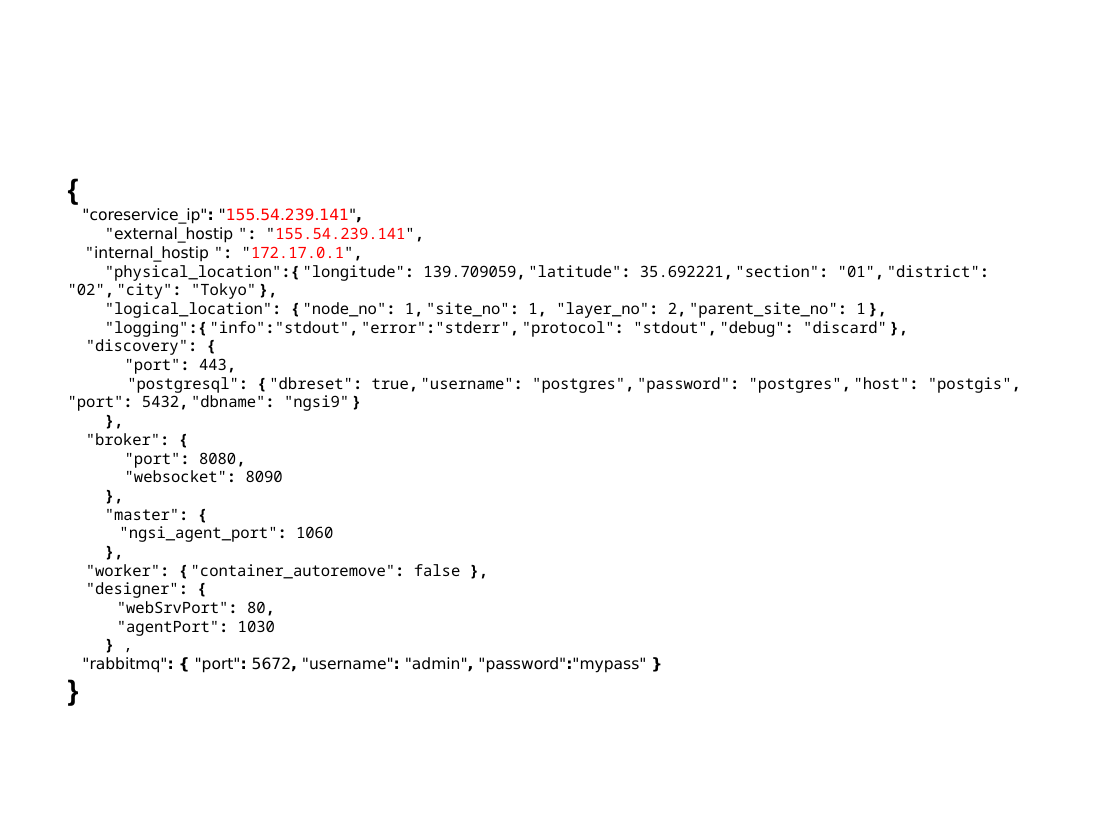
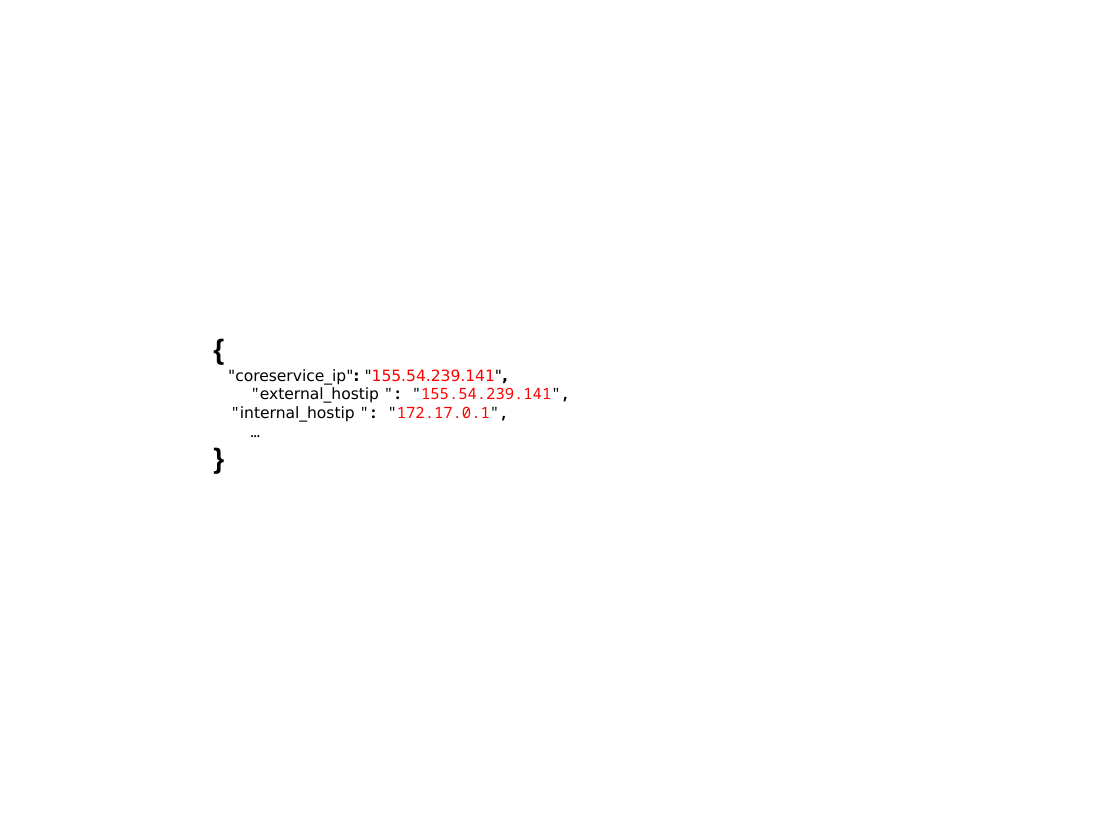
Before and after one commit to smartfog/fogflow, a slide deck: slide 41 of doc/en/source/figures/figures.pptx. Drawn at 1120x840 pixels with LibreOffice and Linux fonts; fonts in the diff are those of the drawing. Boxes give left, top, right and bottom in pixels: in the first picture for what was removed or moved away, otherwise in the second. Text is boxed around its words. In the diff, an @@ line names an element or a change of style, - is before the commit and + after.

```diff
--- a/doc/en/source/figures/figures.pptx
+++ b/doc/en/source/figures/figures.pptx
@@ text at [68, 265, 1021, 673]: text changed @@
-"physical_location":{ "longitude": 139.709059, "latitude": 35.692221, "section": "01", "district": "02", "city": "Tokyo" },
-"logical_location": { "node_no": 1, "site_no": 1, "layer_no": 2, "parent_site_no": 1 },
-"logging":{ "info":"stdout", "error":"stderr", "protocol": "stdout", "debug": "discard" },
-"discovery": {
-"port": 443,
-"postgresql": { "dbreset": true, "username": "postgres", "password": "postgres", "host": "postgis", "port": 5432, "dbname": "ngsi9" }
-},
-"broker": {
-"port": 8080,
-"websocket": 8090
-},
-"master": {
-"ngsi_agent_port": 1060
-},
-"worker": { "container_autoremove": false },
-"designer": {
-"webSrvPort": 80,
-"agentPort": 1030
-} ,
-"rabbitmq": { "port": 5672, "username": "admin", "password":"mypass" }
+…
@@ text "{": place and size @@
-text "{" at [68, 208, 1021, 673]
+text "{" at [228, 369, 570, 422]
```
Also in this commit, not shown: 1 slide added, 4 other files.
